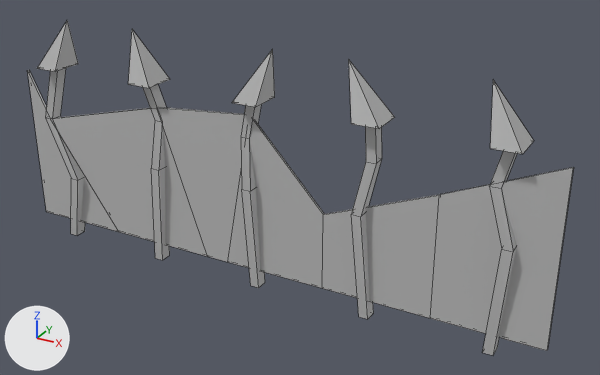
The FBX model FishPunch Project/TrickyTracks/Assets/TrickyTracks/Meshes/Environment/Fence/Fence_001_Enviroment_001_Long.fbx: old version first, new version second.
Before and after are seen from a 50 mm lens placed at (1.06, -6.51, 3.92), pointed at (-2.6, 0.15, 0.58). The lights are fixed; the arrows at lower left show +X, +Y and +Z. Mesh edges are drawn as thin lines. Where no turn or scale is listed for an object, it has been applied to the vertices.

In view in the first picture: 'Fence_001_Enviroment_001_Long'.
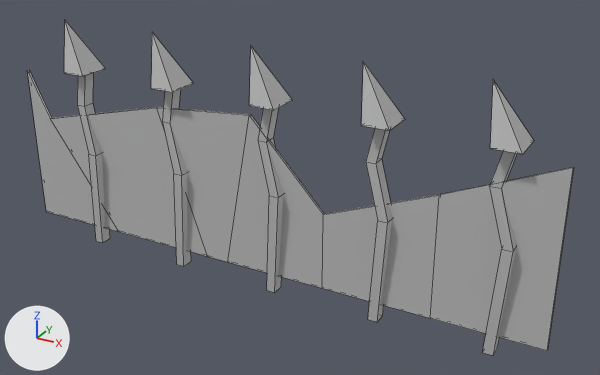
The change in detail:
me_mesh has 133 vertices, 131 faces and spans x -3.0..3.0, y -0.18..0.18, z -1.28..1.28.
me_mesh is used by ob_fence_001_enviroment_001_long; location (-3.002, 0.0, 0.72).
me_mesh part 1: the loose piece of 21 vertices spanning x -1.45..-1.13, y -0.18..0.18, z -1.28..1.28 is rebuilt with 21 vertices and now spans x -1.2..-0.85, y -0.18..0.18, z -1.28..1.28.
me_mesh part 2: the loose piece of 21 vertices spanning x -0.18..0.2, y -0.18..0.18, z -1.28..1.28 is rebuilt with 21 vertices and now spans x -0.04..0.31, y -0.18..0.18, z -1.28..1.28.
me_mesh part 3: a new loose piece of 21 vertices spanning x -2.36..-2.01, y -0.18..0.18, z -1.28..1.28, in mat_lambert1 (grey #bcbcbc).
Part 4, on me_mesh:
6 vertices are removed from x 1.09..1.19, y -0.12..0.07, z -0.16..0.73.
21 faces are deleted.
7 vertices move from x 0.97..1.37, y -0.18..0.18, z -1.28..1.28 to x 1.12..1.46, y -0.18..0.18, z -1.28..1.28.
6 vertices are added at (1.38, -0.07, 0.73), (1.36, -0.12, -0.16), (1.47, -0.12, -0.16), (1.38, 0.07, 0.73), (1.47, 0.02, -0.16), (1.36, 0.02, -0.16).
21 new faces join them.
Part 5, on me_mesh:
21 vertices are removed from x -2.81..-2.32, y -0.18..0.18, z -1.28..1.28.
21 faces are deleted.

What differs and where, as boxes (x1, y1, x2, y2) in the pictures (600 x 375 px; the box of a moved part takes in the faces that stretch with it):
'Fence_001_Enviroment_001_Long', reshaped: before (27, 20, 574, 355); after (27, 21, 574, 355)
part 1 of me_mesh, rebuilt: before (128, 30, 170, 260); after (151, 32, 193, 266)
part 2 of me_mesh, rebuilt: before (232, 49, 275, 288); after (249, 46, 292, 293)
part 3 of me_mesh, added: after (64, 21, 110, 243)
part 4 of me_mesh, moved or reshaped: before (349, 60, 395, 319); after (361, 61, 405, 322)
part 5 of me_mesh, deleted: before (38, 20, 85, 235)
